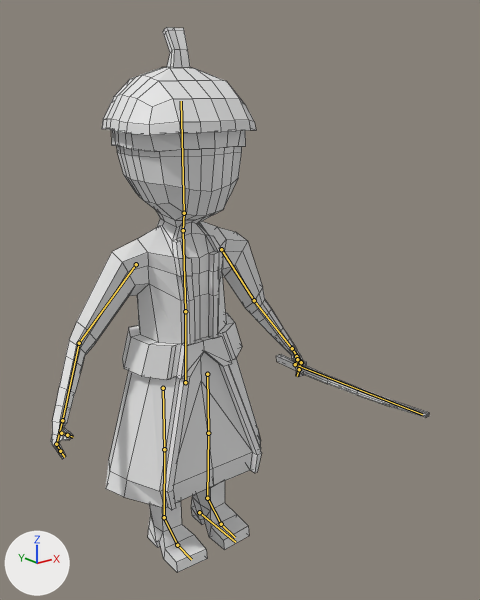
One commit to the Blender file Map/Assets/Models/Yamato_samurai/Yamato_samurai.blend: the scene before it, then after it.
Rendered twice from a 50 mm lens placed at (-10.84, -16.3, 14.42), pointed at (0.42, -2.22, 8.78). The axes (+X, +Y, +Z) are drawn at lower left. The lights are the same throughout. The bones that bend it are drawn over the model as lines. Mesh edges are drawn as thin lines.

Objects in the first picture: 'Samurai'.
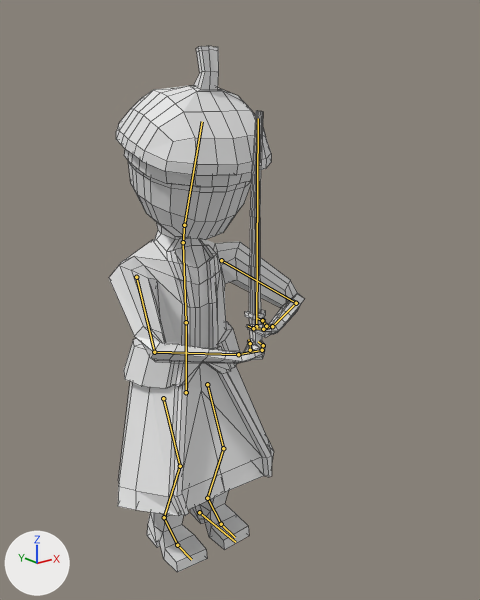
Commit message: Yamato Samurai animación "waiting"

The newer file adds an action. The first version stands in its rest pose; the second is drawn at frame 7 of the action 'Waiting'.

Pixel boxes [x1, y1, x2, y2] of what changed, in the pictures (480 x 600 px):
'Samurai', posed (48% narrower): before [51, 27, 429, 572]; after [109, 46, 304, 572]
bone 'Abdomen', root to tip: before (185, 382) to (185, 311); after (186, 392) to (186, 322)
bone 'Cabeza', root to tip: before (184, 213) to (181, 101); after (184, 225) to (202, 121)
bone 'Brazo.L', root to tip: before (221, 249) to (254, 300); after (221, 260) to (296, 303)
bone 'Antebrazo.L', root to tip: before (254, 300) to (292, 348); after (296, 303) to (272, 326)
bone 'Mano.L', root to tip: before (292, 348) to (301, 362); after (272, 326) to (263, 329)
bone 'Dedos1.L', root to tip: before (301, 362) to (299, 369); after (263, 329) to (253, 328)
bone 'Dedos2.L', root to tip: before (299, 369) to (297, 376); after (253, 328) to (248, 326)
bone 'Pulgar2.L', root to tip: before (297, 359) to (296, 363); after (262, 320) to (257, 318)
bone 'Brazo.R', root to tip: before (136, 264) to (79, 343); after (136, 277) to (154, 352)
bone 'Antebrazo.R', root to tip: before (79, 343) to (62, 420); after (154, 352) to (238, 354)
bone 'Mano.R', root to tip: before (62, 420) to (56, 444); after (238, 354) to (262, 350)
bone 'Dedos1.R', root to tip: before (56, 444) to (60, 451); after (262, 350) to (263, 345)
bone 'Dedos2.R', root to tip: before (60, 451) to (64, 457); after (263, 345) to (258, 341)
bone 'Pulgar2.R', root to tip: before (67, 435) to (73, 437); after (250, 343) to (248, 339)

The change in detail:
Bone 'Abdomen' (bone_abdomen) moves from (0.0, 0.0, 0.0) to (0.0, -0.36, -0.01).
Bone 'Cabeza' (bone_cabeza) turns from (0, 0, 0) to (18, 0, 0) degrees about its own x, y and z.
Bone 'Brazo.L' (bone_brazo_l) turns from (0, 0, 0) to (-8, -38, -61) degrees about its own x, y and z.
Bone 'Antebrazo.L' (bone_antebrazo_l) turns from (0, 0, 0) to (-48, -11, -49) degrees about its own x, y and z.
Bone 'Mano.L' (bone_mano_l) turns from (0, 0, 0) to (15, -23, -23) degrees about its own x, y and z.
Bone 'Dedos1.L' (bone_dedos1_l) turns from (0, 0, 0) to (23, 0, 0) degrees about its own x, y and z.
Bone 'Dedos2.L' (bone_dedos2_l) turns from (0, 0, 0) to (41, 0, -4) degrees about its own x, y and z.
Bone 'Pulgar2.L' (bone_pulgar2_l) turns from (0, 0, 0) to (-2, 10, -27) degrees about its own x, y and z.
Bone 'Brazo.R' (bone_brazo_r) turns from (0, 0, 0) to (-18, 30, 53) degrees about its own x, y and z.
Bone 'Antebrazo.R' (bone_antebrazo_r) turns from (0, 0, 0) to (-44, 7, 44) degrees about its own x, y and z.
Bone 'Mano.R' (bone_mano_r) turns from (0, 0, 0) to (15, 23, 23) degrees about its own x, y and z.
Bone 'Dedos1.R' (bone_dedos1_r) turns from (0, 0, 0) to (23, 0, 0) degrees about its own x, y and z.
Bone 'Dedos2.R' (bone_dedos2_r) turns from (0, 0, 0) to (41, 0, 4) degrees about its own x, y and z.
Bone 'Pulgar2.R' (bone_pulgar2_r) turns from (0, 0, 0) to (-2, -10, 27) degrees about its own x, y and z.
